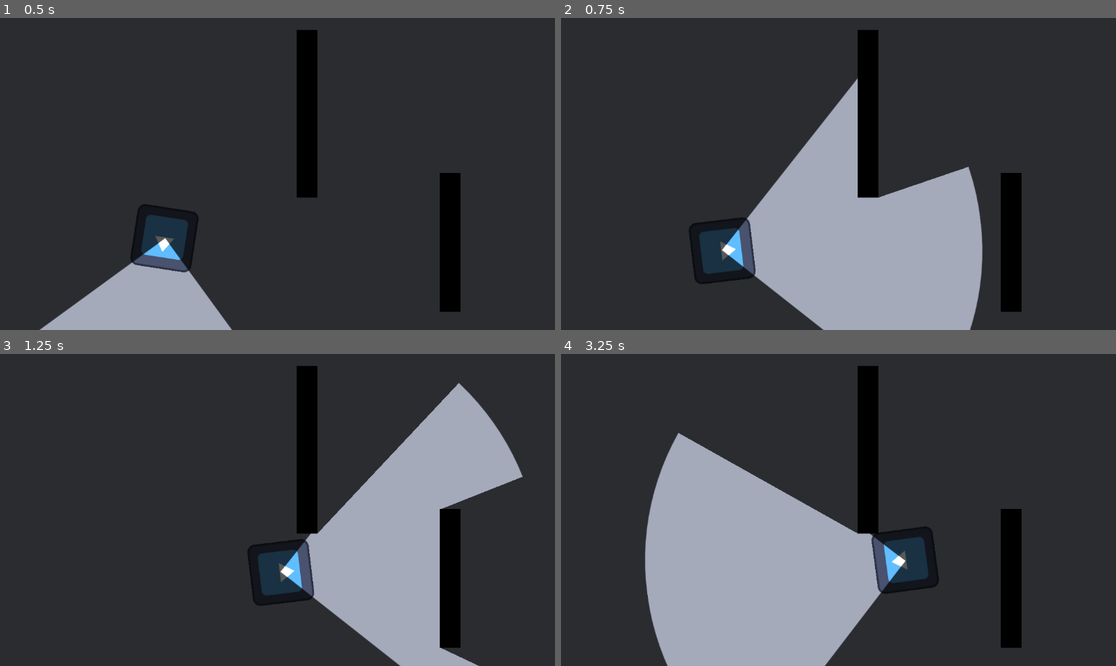
Above: before the commit, frames 1-4 (two rows, left to right).
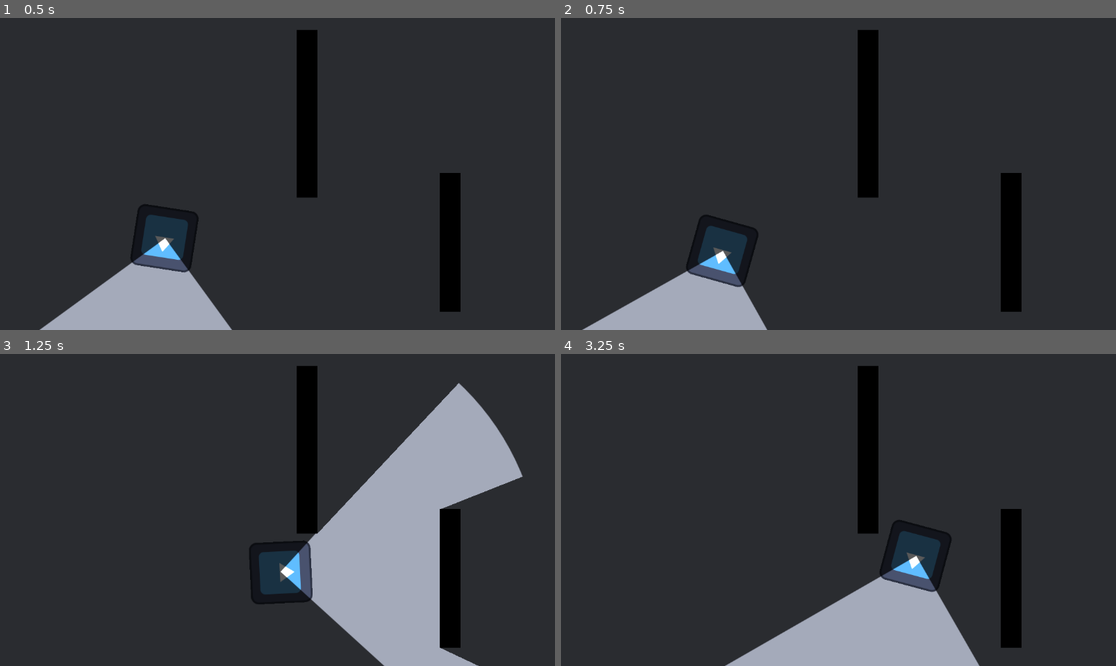
Above: after the commit, the same moments.

Repository: robbplo/potions-eleven
Game: Godot game, scene res://pathing_test.tscn
Same seed, same stepped clock (60 frames per second), same inputs: the game is played once before the commit and once after it. The project has no main scene, so this scene is started directly. The engine's default icon, where the game draws it, is replaced by a stand-in: a white triangle on a blue panel in a dark square.
Inputs (mouse positions are in pixels of both pictures, inside the frame that each line leads up to):
- Up to frame 1 (0.5 s): no input
- Up to frame 2 (0.75 s): move the mouse to (960, 158) at 0.52 s; hold D (right) from 0.53 s (still down); click (960, 158) at 0.67 s
- Up to frame 3 (1.25 s): keep holding D (right)
- Up to frame 4 (3.25 s): move the mouse to (727, 525) at 1.27 s; release D (right) at 1.28 s; hold S (down) 1.28-2.03 s; move the mouse to (894, 441) at 2.02 s; hold D (right) 2.03-2.78 s; tap Enter at 2.75 s; move the mouse to (810, 572) at 2.77 s; hold W (up) from 2.78 s (still down); click (810, 572) at 2.92 s

Frame 1 is identical in both runs. In frame 2, 25% of the frame differs, in the area x 3-76%, y 19-100%; in frame 3, 0.7%; in frame 4, 26%, in the area x 15-76%, y 25-100%.

Commit message:
smooth enemy rotation

Diff:
--- a/enemy_path_follower.gd
+++ b/enemy_path_follower.gd
@@ -12,6 +12,7 @@
 const JUMP_VELOCITY = -400.0
 const APPROACH_DEADZONE = 5.0
 const WAIT_BEFORE_RETURNING = 1.0
+const ROTATION_SPEED = TAU
 
 @onready var nav: NavigationAgent2D = $NavigationAgent2D
 
@@ -31,20 +32,23 @@
 		State.ALERTED:
 			if nav.is_target_reached():
 				state = State.ALERTED_WAITING
-				await get_tree().create_timer(WAIT_BEFORE_RETURNING).timeout
-				state = State.RETURNING
-				nav.target_position = get_parent().global_position
+				#await get_tree().create_timer(WAIT_BEFORE_RETURNING).timeout
+				#return_to_path()
 			else:
-				move_toward_target()
+				move_toward_target(delta)
 		State.RETURNING:
 			if nav.is_target_reached():
 				follow_path()
 			else:
-				move_toward_target()
+				move_toward_target(delta)
 
 func alert(target: Vector2):
 	nav.target_position = target
 	state = State.ALERTED
+
+func return_to_path():
+	state = State.RETURNING
+	nav.target_position = get_parent().global_position
 
 func follow_path():
 	position = Vector2.ZERO
@@ -52,8 +56,17 @@
 	rotation = 0
 
 
-func move_toward_target():
+func move_toward_target(delta):
+	if not nav.is_target_reachable():
+		# TODO: pick valid nearby location
+		print("target not reachable")
+		return return_to_path()
 	var direction = global_position.direction_to(nav.get_next_path_position())
+	var target_angle = direction.angle()
+	# Scale rotation to size of angle
+	var rot_scale = abs(angle_difference(global_rotation, target_angle))
+	var delta_rotation = ROTATION_SPEED * delta * rot_scale
+	global_rotation = rotate_toward(global_rotation, target_angle, delta_rotation )
+
 	velocity = direction * ALERT_SPEED
-	look_at(nav.get_next_path_position())
 	move_and_slide()
--- a/player.tscn
+++ b/player.tscn
@@ -12,9 +12,6 @@
 [node name="Player" type="CharacterBody2D"]
 script = ExtResource("1_1um88")
 
-[node name="Icon" type="Sprite2D" parent="."]
-texture = ExtResource("2_m0jnx")
-
 [node name="CollisionShape2D" type="CollisionShape2D" parent="."]
 position = Vector2(0.5, 0.5)
 shape = SubResource("RectangleShape2D_mbhwj")
@@ -23,3 +20,6 @@
 position = Vector2(-63, -63)
 occluder = SubResource("OccluderPolygon2D_ad63u")
 occluder_light_mask = 2
+
+[node name="Icon" type="Sprite2D" parent="."]
+texture = ExtResource("2_m0jnx")
--- a/sandbox.tscn
+++ b/sandbox.tscn
@@ -40,6 +40,7 @@
 ray_range = 540.0
 
 [node name="PointLight2D" type="PointLight2D" parent="Player"]
+show_behind_parent = true
 shadow_enabled = true
 texture = ExtResource("3_ue4gx")
 
@@ -55,5 +56,5 @@
 ray_range = 512.0
 
 [node name="Wall" parent="." instance=ExtResource("2_eq4uc")]
-position = Vector2(823, 955)
+position = Vector2(529, 477)
 scale = Vector2(0.609375, 9.40234)
Not shown: 1 places in pathing_test.tscn that only renumber resources
Not shown: 1 places in sandbox.tscn that only renumber resources
